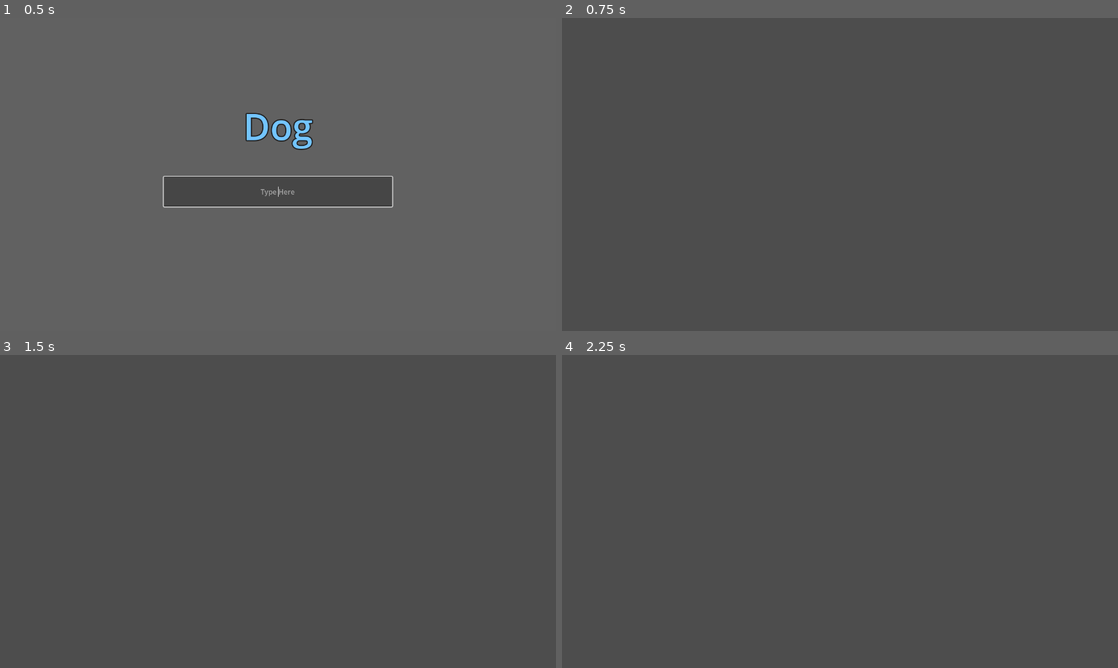
Above: before the commit, frames 1-4 (two rows, left to right).
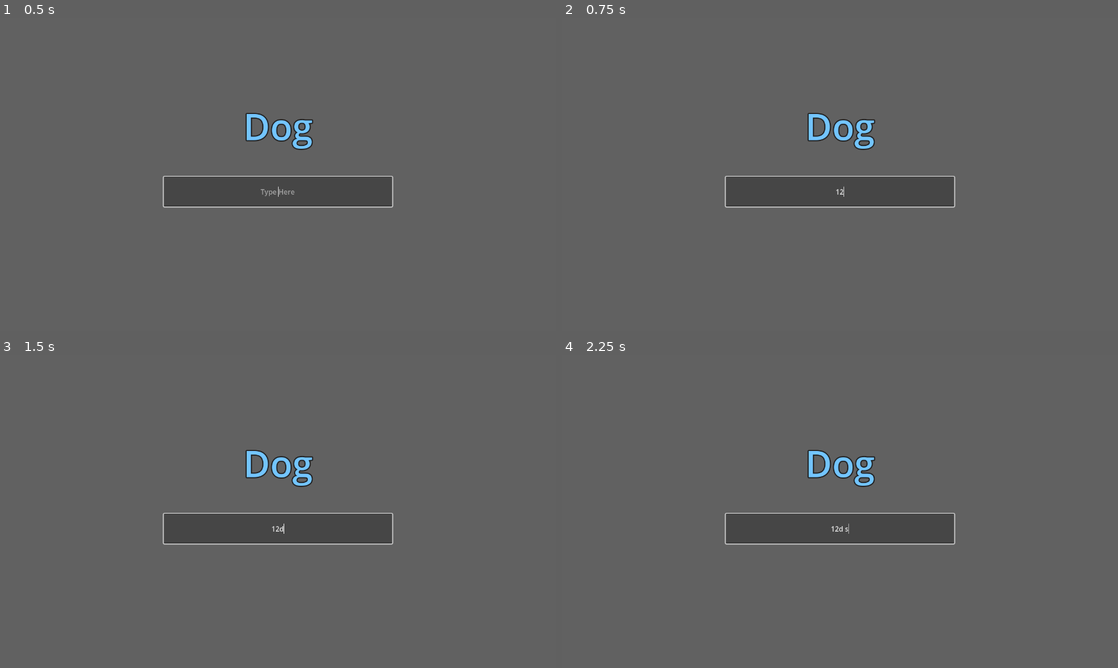
Above: after the commit, the same moments.

Repository: jakehyo/FoolJam2024
Game: Godot game, scene res://unlock.tscn
Two runs of this game, one before a commit and one after it. Both use one fixed random seed, a clock stepped at 60 frames per second and the inputs below. This scene is started directly instead of the project's main scene.
Inputs (mouse positions are in pixels of both pictures, inside the frame that each line leads up to):
- Up to frame 1 (0.5 s): no input
- Up to frame 2 (0.75 s): click (840, 190) at 0.52 s; type "12" at 0.6 s
- Up to frame 3 (1.5 s): tap Enter at 1.25 s; move the mouse to (400, 495) at 1.27 s; press the mouse at (400, 495) at 1.28 s; hold D (move_right) from 1.28 s (still down)
- Up to frame 4 (2.25 s): tap Space at 2 s; move the mouse to (728, 527) at 2.02 s; release D (move_right) at 2.03 s; release the mouse at (728, 527) at 2.03 s; hold S (move_down) from 2.03 s (still down); click (728, 527) at 2.1 s

Frame 1 is identical in both runs. In frame 2, 1.0% of the frame differs, in the area x 29-71%, y 30-61%; in frame 3, 1.0%; in frame 4, 1.0%.
Error after the commit: Invalid call. Nonexistent function 'free' in base 'Nil'. (res://unlock.gd:13)

Commit message:
Added Chest and Items Collectable
Chest has Lock out typing mechanic

Diff:
--- a/background.gdshader
+++ /dev/null
@@ -1,14 +0,0 @@
-shader_type canvas_item;
-
-uniform vec2 motion = vec2(0.0);
-uniform float scale = 1.0;
-uniform vec2 offset = vec2(0.0);
-
-void vertex(){
-	UV = (VERTEX + offset + TIME * motion) * TEXTURE_PIXEL_SIZE * (1.0/scale);
-}
-
-//void light() {
-	// Called for every pixel for every light affecting the CanvasItem.
-	// Uncomment to replace the default light processing function with this one.
-//}
--- a/chest.gd
+++ b/chest.gd
@@ -1,6 +1,19 @@
 extends Area2D
 
+@onready var unlock = false
 
-func _on_body_entered(body):
-	if body.has_method("open_chest"):
-		body.open_chest()
+func _on_body_entered(_body):
+	#Pause Game and Start Typing Sequence
+	get_tree().paused = true
+	const UNLOCK = preload("res://unlock.tscn")
+	var unlock_overlay = UNLOCK.instantiate()
+	unlock_overlay.chest = self
+	get_parent().add_child(unlock_overlay)
+
+func _exit_tree():
+	#Spawn Item if unlock true
+	if unlock:
+		const ITEM = preload("res://items/item.tscn")
+		var item = ITEM.instantiate()
+		item.global_position = self.global_position
+		get_parent().add_child.call_deferred(item)
--- a/chest.tscn
+++ b/chest.tscn
@@ -9,6 +9,7 @@
 
 [node name="Chest" type="Area2D"]
 scale = Vector2(2, 2)
+collision_layer = 4
 script = ExtResource("1_f8pp6")
 
 [node name="GroundShadow" type="Sprite2D" parent="."]
--- a/fooljamgame.gd
+++ b/fooljamgame.gd
@@ -16,6 +16,7 @@
 	add_child(new_mob)
 
 
+
 func _on_timer_timeout():
 	#spawn_mob()
 	pass
--- a/fooljamgame.tscn
+++ b/fooljamgame.tscn
@@ -1,10 +1,11 @@
-[gd_scene load_steps=9 format=3 uid="uid://d2duel2ykvpgx"]
+[gd_scene load_steps=10 format=3 uid="uid://d2duel2ykvpgx"]
 
 [ext_resource type="Script" path="res://fooljamgame.gd" id="1_m7jyc"]
 [ext_resource type="PackedScene" uid="uid://betjalark706r" path="res://player.tscn" id="1_mwo0h"]
 [ext_resource type="PackedScene" uid="uid://bx4806x1ir47x" path="res://pine_tree.tscn" id="2_6k4nw"]
 [ext_resource type="Texture2D" uid="uid://cv8t1q71dfvwt" path="res://background/Grass.PNG" id="2_8vsiu"]
 [ext_resource type="PackedScene" uid="uid://c861oiix7bbc7" path="res://chest.tscn" id="5_ug8ku"]
+[ext_resource type="PackedScene" uid="uid://h6kqcl8qg3t2" path="res://items/item.tscn" id="6_e0uhv"]
 
 [sub_resource type="TileSetAtlasSource" id="TileSetAtlasSource_ldmev"]
 texture = ExtResource("2_8vsiu")
@@ -2601,5 +2602,7 @@
 [node name="Chest" parent="." instance=ExtResource("5_ug8ku")]
 position = Vector2(739, 459)
 
+[node name="Item" parent="." instance=ExtResource("6_e0uhv")]
+
 [connection signal="health_depleted" from="Player" to="." method="_on_player_health_depleted"]
 [connection signal="timeout" from="Timer" to="." method="_on_timer_timeout"]
--- /dev/null
+++ b/items/gun.tscn
@@ -0,0 +1,31 @@
+[gd_scene load_steps=4 format=3 uid="uid://bow8xpr5nxl4l"]
+
+[ext_resource type="Script" path="res://items/gun.gd" id="1_7xcmp"]
+[ext_resource type="Texture2D" uid="uid://cswb5do8rrj7q" path="res://pistol/pistol.png" id="2_43r0x"]
+
+[sub_resource type="CircleShape2D" id="CircleShape2D_cibm3"]
+radius = 522.009
+
+[node name="Gun" type="Area2D"]
+collision_layer = 0
+collision_mask = 2
+script = ExtResource("1_7xcmp")
+
+[node name="CollisionShape2D" type="CollisionShape2D" parent="."]
+shape = SubResource("CircleShape2D_cibm3")
+
+[node name="WeaponPivot" type="Marker2D" parent="."]
+
+[node name="Pistol" type="Sprite2D" parent="WeaponPivot"]
+position = Vector2(110, 0)
+texture = ExtResource("2_43r0x")
+
+[node name="ShootingPoint" type="Marker2D" parent="WeaponPivot/Pistol"]
+unique_name_in_owner = true
+position = Vector2(25, -11)
+
+[node name="Timer" type="Timer" parent="."]
+wait_time = 0.3
+autostart = true
+
+[connection signal="timeout" from="Timer" to="." method="_on_timer_timeout"]
--- /dev/null
+++ b/items/item.gd
@@ -0,0 +1,23 @@
+extends Area2D
+
+var gun
+var gun_sprite
+const items = ["res://items/gun.tscn", "res://items/sword.tscn"]
+var item
+
+func _ready():
+	#randomize weapon obtained.
+	print("Item Generated")
+	item = get_child(1)
+
+	#set item to visible.
+	item.set_visible(true)
+	#preload more items
+
+
+func _on_body_entered(body):
+	queue_free()
+	print("Item Collected")
+	print("Body: " + body.name)
+	const collectable = preload(items[1])
+	body.add_child.call_deferred(collectable.instantiate())
--- /dev/null
+++ b/items/item.tscn
@@ -0,0 +1,21 @@
+[gd_scene load_steps=4 format=3 uid="uid://h6kqcl8qg3t2"]
+
+[ext_resource type="Script" path="res://items/item.gd" id="1_ac8bj"]
+[ext_resource type="Texture2D" uid="uid://bgqy5r2n1r2i5" path="res://items/sword2.png" id="2_6pmri"]
+
+[sub_resource type="RectangleShape2D" id="RectangleShape2D_pxqsb"]
+size = Vector2(24, 28)
+
+[node name="Item" type="Area2D"]
+collision_layer = 4
+script = ExtResource("1_ac8bj")
+
+[node name="CollisionShape2D" type="CollisionShape2D" parent="."]
+shape = SubResource("RectangleShape2D_pxqsb")
+
+[node name="Sword" type="Sprite2D" parent="."]
+visible = false
+position = Vector2(-1, 1)
+texture = ExtResource("2_6pmri")
+
+[connection signal="body_entered" from="." to="." method="_on_body_entered"]
--- a/gun.tscn
+++ b/items/sword.tscn
@@ -1,15 +1,15 @@
-[gd_scene load_steps=4 format=3 uid="uid://bow8xpr5nxl4l"]
+[gd_scene load_steps=4 format=3 uid="uid://boxcmow1vpuoc"]
 
-[ext_resource type="Script" path="res://gun.gd" id="1_pokdw"]
-[ext_resource type="Texture2D" uid="uid://cswb5do8rrj7q" path="res://pistol/pistol.png" id="1_qctf5"]
+[ext_resource type="Script" path="res://items/gun.gd" id="1_g4pjn"]
+[ext_resource type="Texture2D" uid="uid://bgqy5r2n1r2i5" path="res://items/sword2.png" id="2_q0t62"]
 
 [sub_resource type="CircleShape2D" id="CircleShape2D_cibm3"]
 radius = 522.009
 
-[node name="Gun" type="Area2D"]
+[node name="Sword" type="Area2D"]
 collision_layer = 0
 collision_mask = 2
-script = ExtResource("1_pokdw")
+script = ExtResource("1_g4pjn")
 
 [node name="CollisionShape2D" type="CollisionShape2D" parent="."]
 shape = SubResource("CircleShape2D_cibm3")
@@ -18,7 +18,9 @@
 
 [node name="Pistol" type="Sprite2D" parent="WeaponPivot"]
 position = Vector2(110, 0)
-texture = ExtResource("1_qctf5")
+rotation = 2.18166
+scale = Vector2(3, 3)
+texture = ExtResource("2_q0t62")
 
 [node name="ShootingPoint" type="Marker2D" parent="WeaponPivot/Pistol"]
 unique_name_in_owner = true
--- a/player.gd
+++ b/player.gd
@@ -23,10 +23,3 @@
 			%Slime.play_hurt()
 		if health <= 0.0:
 			health_depleted.emit()
-
-func open_chest():
-	#Pause Game and Start Typing Sequence
-	get_tree().paused = true
-	const UNLOCK = preload("res://unlock.tscn")
-	var unlock_overlay = UNLOCK.instantiate()
-	get_parent().add_child(unlock_overlay)
--- a/player.tscn
+++ b/player.tscn
@@ -2,7 +2,7 @@
 
 [ext_resource type="Script" path="res://player.gd" id="1_a14st"]
 [ext_resource type="PackedScene" uid="uid://ogik4s70pgwl" path="res://characters/slime/slime.tscn" id="2_anrc5"]
-[ext_resource type="PackedScene" uid="uid://bow8xpr5nxl4l" path="res://gun.tscn" id="3_8c0kc"]
+[ext_resource type="PackedScene" uid="uid://bow8xpr5nxl4l" path="res://items/gun.tscn" id="3_8c0kc"]
 [ext_resource type="Script" path="res://Cursor.gd" id="4_pbdm3"]
 [ext_resource type="Texture2D" uid="uid://ch83b53tp83ok" path="res://crosshair.png" id="5_i6i86"]
 
--- a/project.godot
+++ b/project.godot
@@ -123,7 +123,10 @@
 
 [layer_names]
 
+2d_physics/layer_1="player"
+2d_physics/layer_2="mob"
 3d_physics/layer_2="player"
+2d_physics/layer_3="chest"
 
 [rendering]
 
--- a/unlock.gd
+++ b/unlock.gd
@@ -1,6 +1,7 @@
 extends CanvasLayer
 
 var parent
+var chest
 
 func _ready():
 	parent = get_parent()
@@ -8,6 +9,8 @@
 	%LineEdit.grab_focus()
 
 func open_the_gates():
+	#Play FAIL
+	chest.free()
 	queue_free()
 	get_tree().paused = false
 	#Spawn Daunting Number of Mobs
@@ -25,6 +28,13 @@
 	var string_size = new_text.length()
 	var count = %Label.text.count(new_text, 0, string_size)
 	if count == 0:
+		#Play FAIL sound
 		open_the_gates()
-	else:
-		print("Continue")
+		return
+
+	if new_text.length() == %Label.text.length():
+		#Instantiate Weapon (3 Guns, Sword, Bomb)
+		chest.unlock = true
+		chest.free()
+		queue_free()
+		get_tree().paused = false
Binary file added: items/bomb.png
Not shown, added: items/bomb.png.import
Renamed: gun.gd -> items/gun.gd
Binary file added: items/gunB.png
Not shown, added: items/gunB.png.import
Binary file added: items/gunG.png
Not shown, added: items/gunG.png.import
Binary file added: items/gunR.png
Not shown, added: items/gunR.png.import
Binary file added: items/sword.png
Not shown, added: items/sword.png.import
Binary file added: items/sword2.png
(and 1 more such lines)
